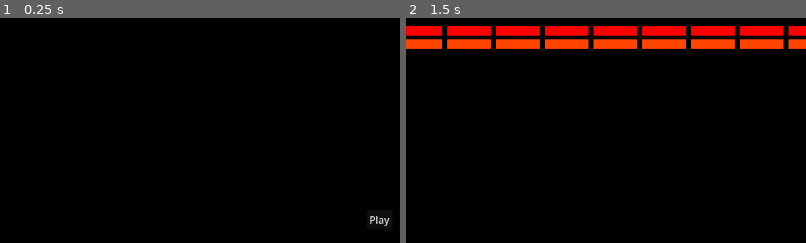
Above: before the commit, frames 1-2 (left to right).
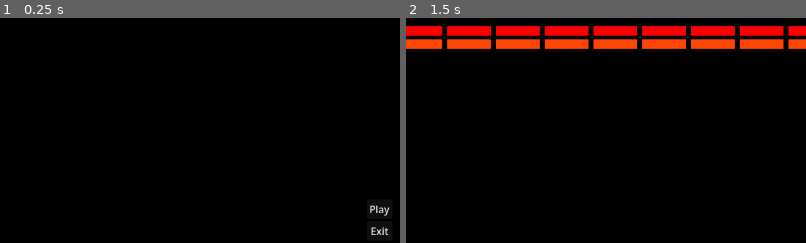
Above: after the commit, the same moments.

Repository: jordonbigelow/Can-You-Breakout
Game: Godot game, scene res://Scenes/main_menu.tscn
Same seed, same stepped clock (60 frames per second), same inputs: the game is played once before the commit and once after it. Sound files missing from this copy of the repository are replaced by a short silence.
Inputs:
- Up to frame 1 (0.25 s): no input
- Up to frame 2 (1.5 s): click "Play" at 0.5 s; click "Play" at 1.25 s
The pictures show only the part of the screen within x 2-52%, y 5-55%; the shares and areas given below are measured in that part.

The runs differ from the first frame. In frame 1, 0.3% of the frame differs, in the area x 92-98%, y 83-97%; in frame 2, nothing differs.

Commit message:
fixed a bug in the Hi Score after user wins!

Diff:
--- a/Scenes/main_menu.tscn
+++ b/Scenes/main_menu.tscn
@@ -34,10 +34,9 @@
 layout_mode = 2
 text = "Play"
 
-[node name="SettingsButton" type="Button" parent="CenterContainer/VBoxContainer" unique_id=1775116263]
-visible = false
+[node name="ExitButton" type="Button" parent="CenterContainer/VBoxContainer" unique_id=1775116263]
 layout_mode = 2
-text = "Settings"
+text = "Exit"
 
 [node name="SoundEffects" type="AudioStreamPlayer" parent="." unique_id=324642554]
 stream = ExtResource("2_48xlc")
@@ -66,4 +65,4 @@
 script = ExtResource("4_ce3w2")
 
 [connection signal="pressed" from="CenterContainer/VBoxContainer/PlayButton" to="." method="_on_play_button_pressed"]
-[connection signal="pressed" from="CenterContainer/VBoxContainer/SettingsButton" to="." method="_on_settings_button_pressed"]
+[connection signal="pressed" from="CenterContainer/VBoxContainer/ExitButton" to="." method="_on_exit_button_pressed"]
--- a/Scripts/game_scene.gd
+++ b/Scripts/game_scene.gd
@@ -2,6 +2,7 @@
 
 signal music_stopped
 signal music_started
+signal player_won(score: int)
 
 @onready var ball_scene: PackedScene = preload("res://Scenes/ball.tscn")
 @onready var main_menu_scene: PackedScene = load("res://Scenes/main_menu.tscn")
@@ -18,7 +19,7 @@
 @onready var level4: Node
 @onready var levels: Array[Node]
 @onready var current_level
-@onready var current_score: int
+@onready var current_score: int = 0
 
 @onready var pause_menu := $CanvasLayer/PauseMenu
 
@@ -29,6 +30,7 @@
 
 func _ready() -> void:
 	sound_effects.connect("finished", _on_sound_effects_finished)
+	connect("player_won", _on_player_won)
 	level1 = level1_scene.instantiate()
 	level2 = level2_scene.instantiate()
 	level3 = level3_scene.instantiate()
@@ -73,7 +75,11 @@
 	print("you died")
 
 func _on_level_ball_broke_out(_score: int) -> void:
-	current_score += _score
+	if current_level != level4:
+		current_score += _score
+	else:
+		current_score = _score
+
 	_switch_level.call_deferred()
 
 func _on_level_ball_hit_brick() -> void:
@@ -96,7 +102,7 @@
 		current_level.score = current_score
 		add_child(current_level)
 	elif current_level == level4:
-		current_level.score = current_score
+		player_won.emit(current_score)
 		_change_to_main_menu.call_deferred()
 
 func _on_level_ball_hit_wall() -> void:
@@ -111,3 +117,7 @@
 
 func _change_to_main_menu() -> void:
 	get_tree().change_scene_to_packed(main_menu_scene)
+
+func _on_player_won(_score: int) -> void:
+	if _score > Global.player_high_score:
+		Global.player_high_score = _score
--- a/Scripts/level.gd
+++ b/Scripts/level.gd
@@ -114,7 +114,6 @@
 	score += brick.points
 	hud.get_child(0).text = "Score: %s" % str(score)
 	if _get_brick_count() == 0:
-		_set_player_high_score(score)
 		brick.destroy()
 		_change_to_main_menu()
 	ball_hit_brick.emit()
--- a/Scripts/main_menu.gd
+++ b/Scripts/main_menu.gd
@@ -15,3 +15,6 @@
 	click_sound.play(0.89)
 	await get_tree().create_timer(0.8).timeout
 	get_tree().change_scene_to_packed(scene)
+
+func _on_exit_button_pressed() -> void:
+	get_tree().quit()
